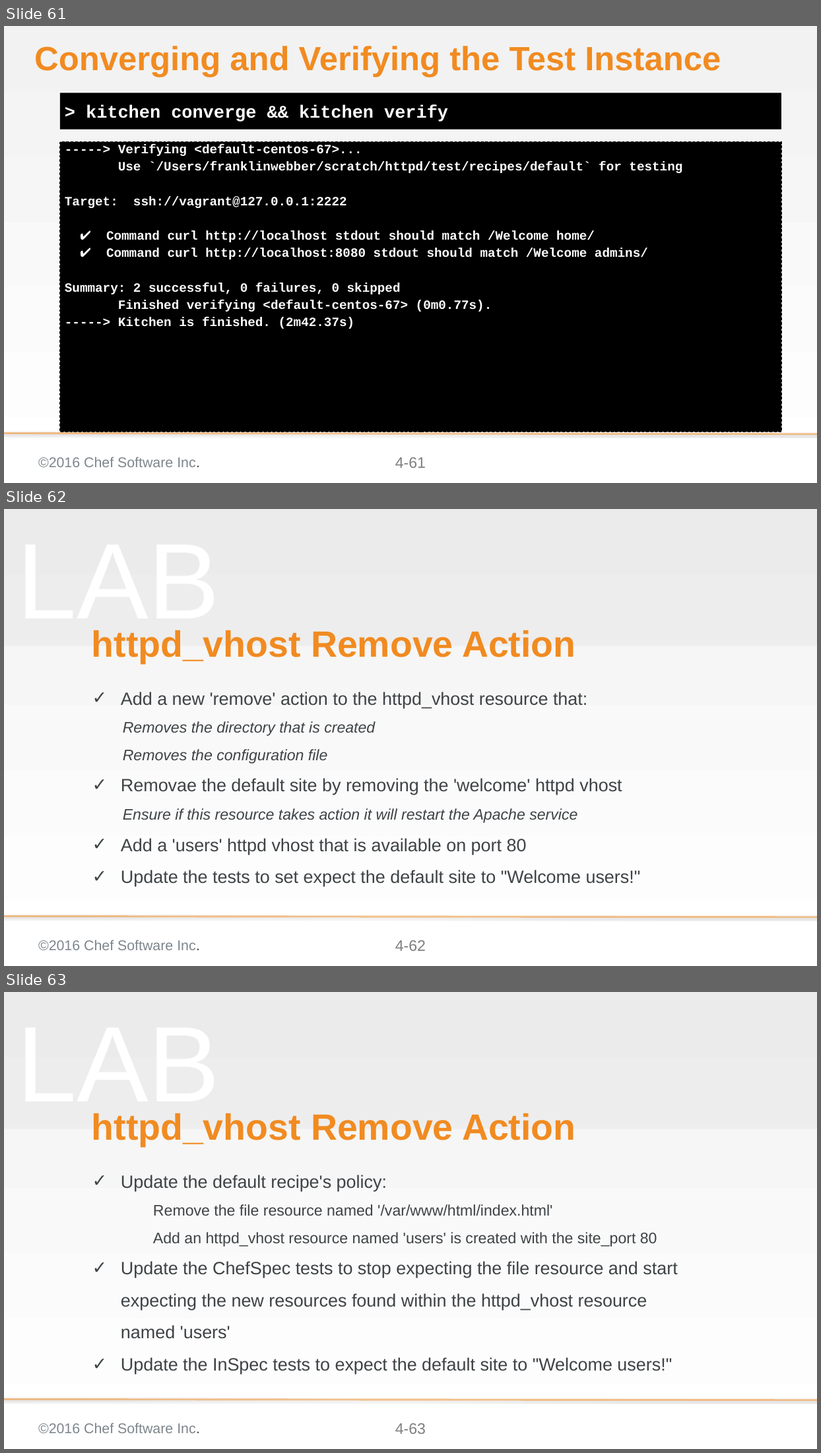
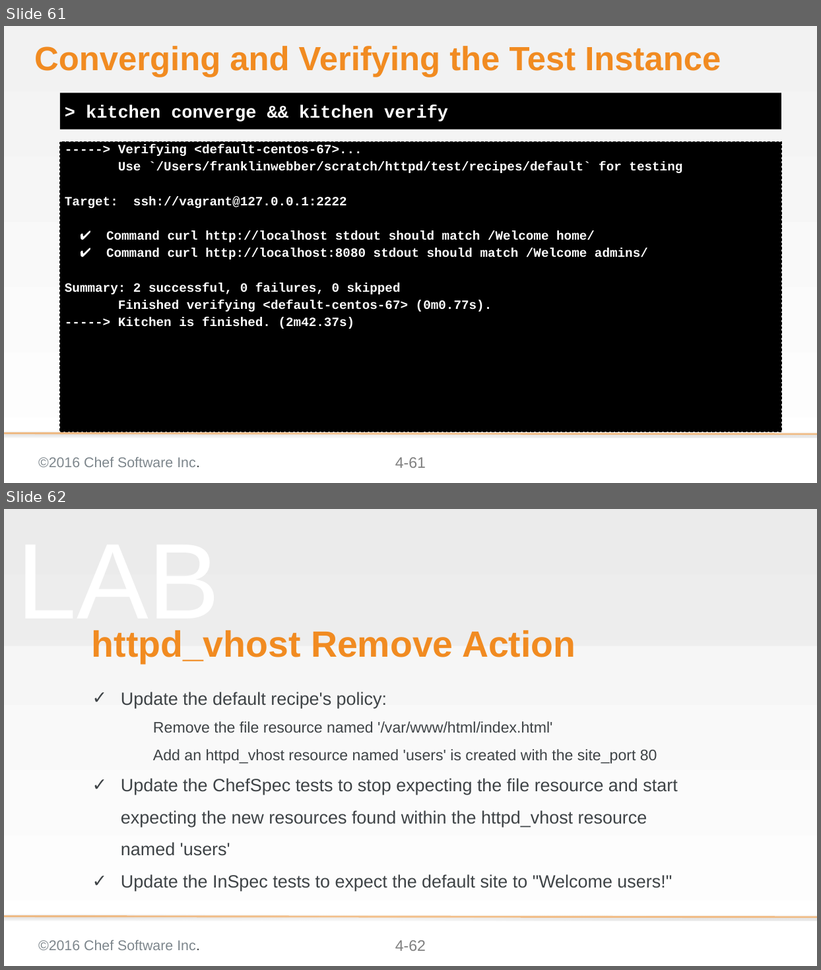
Before and after one commit to chef-training/extending_cookbooks, a slide deck: 04-creating_a_custom_resource.pptx. Shown one above the other, each under a label of ours: slides 61, 62 and 63 before the commit, slides 61 and 62 after it. The pictures are 821x1453 and 821x970 pixels, drawn with LibreOffice and Linux fonts; fonts in the diff are those of the drawing; background and template pictures are left out. Boxes give left, top, right and bottom in pixels: in the first picture for what was removed or moved away, otherwise in the second. Text is boxed around its words. In the diff, an @@ line names an element or a change of style, - is before the commit and + after.

Commit message:
Fixes a few typos within the document

```diff
--- a/04-creating_a_custom_resource.pptx
+++ b/04-creating_a_custom_resource.pptx
@@ slide 62 removed at [4, 509, 817, 966], background gradient #F2F2F2 to #FFFFFF; not listed: 5 template elements that a slide beside it also shows @@
@@ title removed at [92, 630, 576, 663] @@
-httpd_vhost Remove Action
@@ subtitle removed at [121, 692, 641, 887] @@
-✓ Add a new 'remove' action to the httpd_vhost resource that:
-  Removes the directory that is created
-  Removes the configuration file
-✓ Removae the default site by removing the 'welcome' httpd vhost
-    Ensure if this resource takes action it will restart the Apache service
-✓ Add a 'users' httpd vhost that is available on port 80
-✓ Update the tests to set expect the default site to "Welcome users!"
@@ what was slide 63 is now slide 62 @@
@@ page number at [395, 941, 426, 951]: text changed @@
-4-63
+4-62
```
